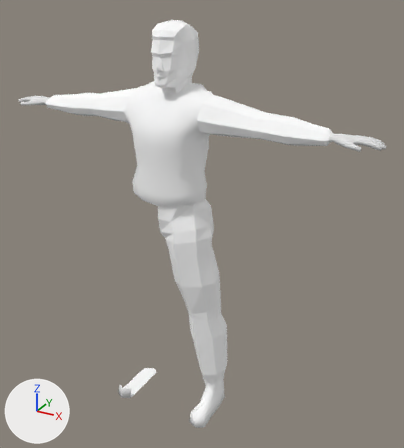
A saved change to the Blender file trunk/data/blender/sophie/sophie.blend.
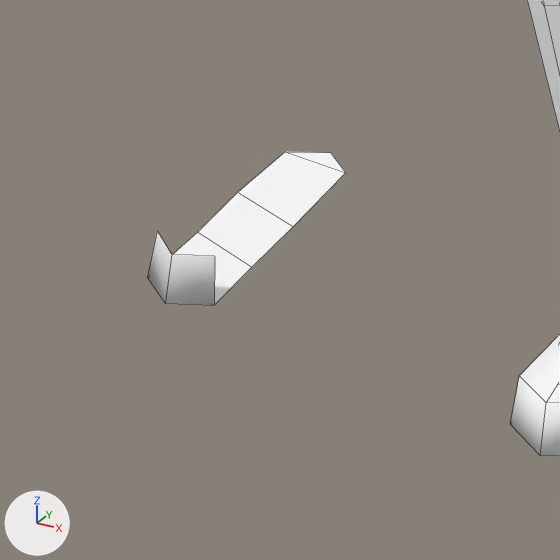
The first picture shows the older version from a 50 mm camera at (2.64, -4.29, 4.19) aimed at (0.23, 0.09, 2.0). The close-ups show both versions on the part from 22% to 49% of the width and 75% to 100% of the height of that picture; other places that the commit changed are outside them. The lights are fixed; the arrows at lower left show +X, +Y and +Z. The close-ups show mesh edges as thin lines.

Objects in the first close-up: 'NeoprenBody.003'.
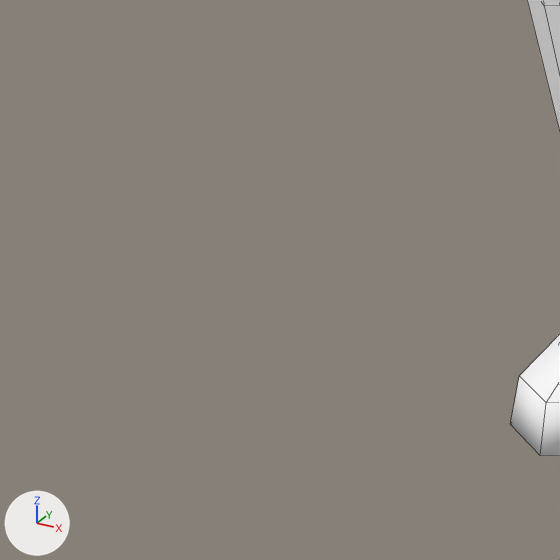
Where the newer file only moved an object's origin or applied its transform, the numbers keep the older frame.

Boxes [x1, y1, x2, y2] around the edits, measured in the close-ups (560 x 560 px):
'NeoprenBody.003', reshaped: before [147, 0, 560, 456]; after [510, 0, 560, 456]
part 1 of me_cube_002, deleted: before [147, 152, 346, 305]

The change in detail:
me_cube_002 has 531 vertices, 543 faces, 2 loose edges and spans x -1.89..1.87, y -0.38..0.39, z -1.75..1.62.
me_cube_002 is used by ob_neoprenbody_003; location (0.0, -0.083, 1.747).
me_cube_002 part 1: the loose piece of 13 vertices spanning x -0.55..-0.37, y -0.38..0.21, z -1.75..-1.64 is deleted.
